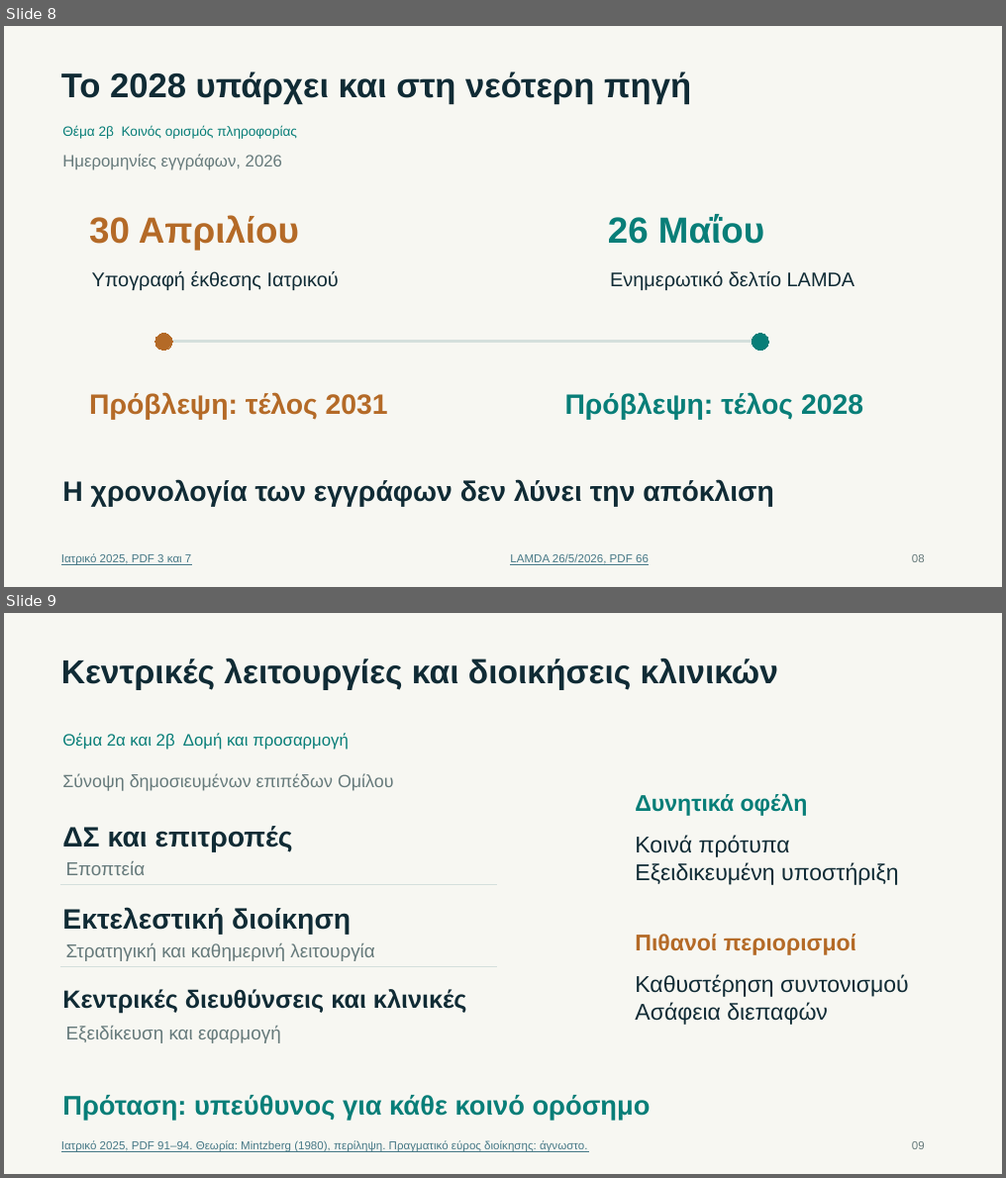
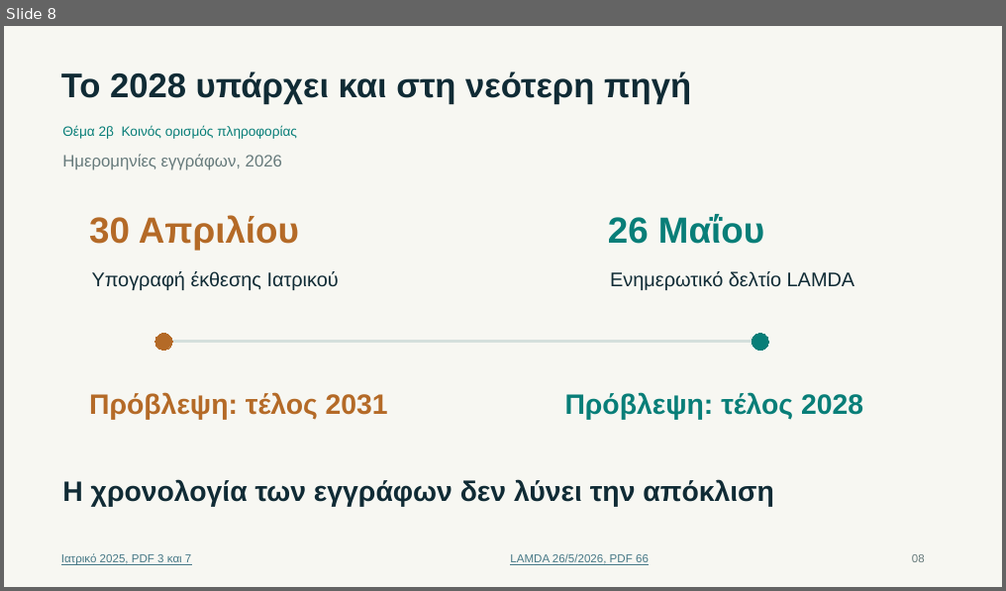
Before and after one commit to jtzach/iatriko-athinon-management, a slide deck: writing/CEO-Ιατρικό-Αθηνών-3-Ευρήματα.pptx. Shown one above the other, each under a label of ours: slides 8 and 9 before the commit, slide 8 after it. The pictures are 1006x1178 and 1006x591 pixels, drawn with LibreOffice and Linux fonts; fonts in the diff are those of the drawing. Boxes give left, top, right and bottom in pixels: in the first picture for what was removed or moved away, otherwise in the second. Text is boxed around its words. In the diff, an @@ line names an element or a change of style, - is before the commit and + after.

```diff
--- a/writing/CEO-Ιατρικό-Αθηνών-3-Ευρήματα.pptx
+++ b/writing/CEO-Ιατρικό-Αθηνών-3-Ευρήματα.pptx
@@ slide 9 removed at <box>4,613,1002,1174</box>, background #F7F7F2 @@
@@ text removed at <box>61,658,778,690</box> @@
-Κεντρικές λειτουργίες και διοικήσεις κλινικών
@@ text removed at <box>62,733,349,750</box> @@
-Θέμα 2α και 2β Δομή και προσαρμογή
@@ text removed at <box>62,774,394,791</box> @@
-Σύνοψη δημοσιευμένων επιπέδων Ομίλου
@@ text removed at <box>635,793,808,816</box> @@
-Δυνητικά οφέλη
@@ text removed at <box>62,826,293,853</box> @@
-ΔΣ και επιτροπές
@@ text removed at <box>635,835,899,885</box> @@
-Κοινά πρότυπα
-Εξειδικευμένη υποστήριξη
@@ text removed at <box>66,861,146,875</box> @@
-Εποπτεία
@@ line removed from (60, 885) to (497, 885) @@
@@ text removed at <box>62,907,350,935</box> @@
-Εκτελεστική διοίκηση
@@ text removed at <box>635,934,856,956</box> @@
-Πιθανοί περιορισμοί
@@ line removed from (60, 967) to (497, 967) @@
@@ text removed at <box>66,944,374,961</box> @@
-Στρατηγική και καθημερινή λειτουργία
@@ text removed at <box>62,989,467,1013</box> @@
-Κεντρικές διευθύνσεις και κλινικές
@@ text removed at <box>635,974,909,1025</box> @@
-Καθυστέρηση συντονισμού
-Ασάφεια διεπαφών
@@ text removed at <box>66,1026,281,1044</box> @@
-Εξειδίκευση και εφαρμογή
@@ text removed at <box>62,1095,650,1120</box> @@
-Πρόταση: υπεύθυνος για κάθε κοινό ορόσημο
@@ text removed at <box>61,1141,587,1153</box> @@
-Ιατρικό 2025, PDF 91–94. Θεωρία: Mintzberg (1980), περίληψη. Πραγματικό εύρος διοίκησης: άγνωστο.
@@ text removed at <box>912,1142,925,1150</box> @@
-09
```
Also in this commit, not shown: 1 slide changed, 5 slides added, 4 other slides removed, 35 other files.
